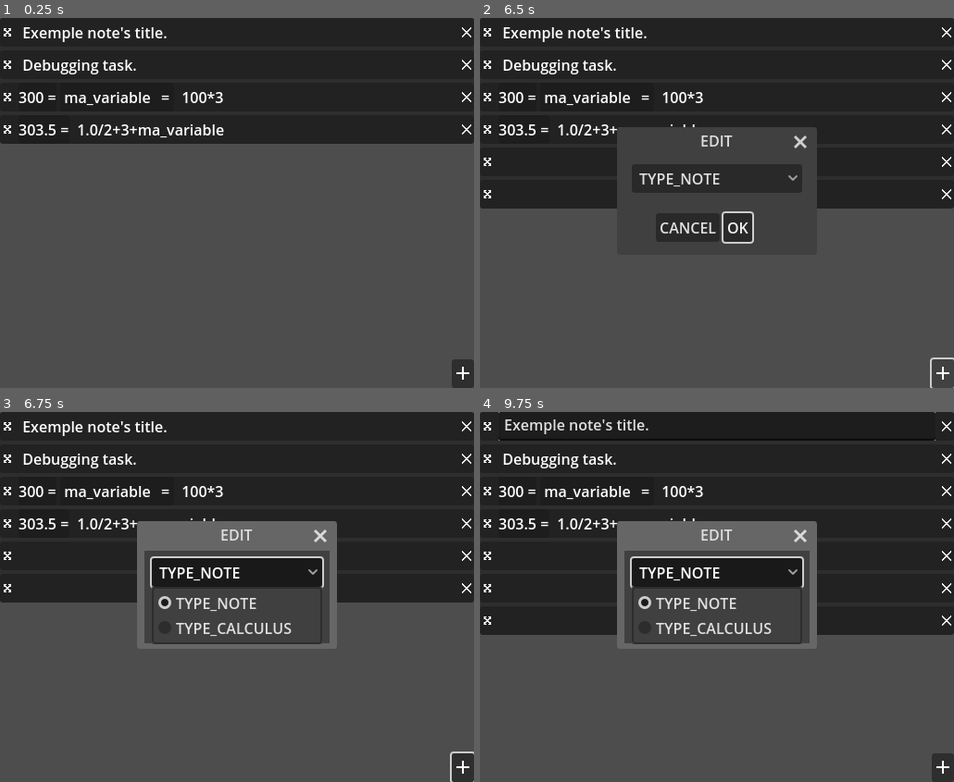
Above: before the commit, frames 1-4 (two rows, left to right).
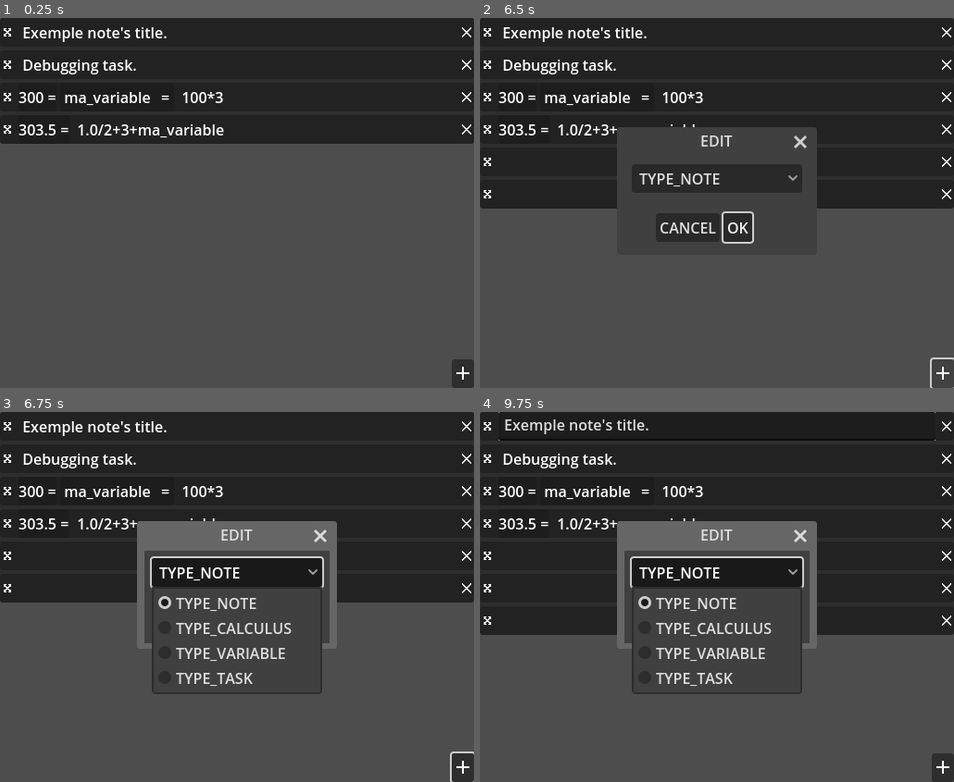
Above: after the commit, the same moments.

Repository: xorblo-doitus/Bloc-notes-plus-plus
Game: Godot game, scene res://src/app/main.tscn
Same seed, same stepped clock (60 frames per second), same inputs: the game is played once before the commit and once after it. The engine's default icon, where the game draws it, is replaced by a stand-in: a white triangle on a blue panel in a dark square.
Inputs (mouse positions are in pixels of both pictures, inside the frame that each line leads up to):
- Up to frame 1 (0.25 s): no input
- Up to frame 2 (6.5 s): click (489, 32) at 0.52 s; click (489, 32) at 1.27 s; click (944, 373) at 2 s; click "OK" at 2.75 s; click (944, 373) at 3.5 s; click "OK" at 4.25 s; click (489, 32) at 5.02 s; click (944, 373) at 5.75 s
- Up to frame 3 (6.75 s): click "TYPE_NOTE" at 6.5 s
- Up to frame 4 (9.75 s): click "TYPE_NOTE" at 7.25 s; click "OK" at 8 s; tap Enter at 8.75 s; drag from (717, 426) to (764, 515) at 8.77 s; click "TYPE_NOTE" at 9.5 s

Frames 1-2 are identical in both runs. In frame 3, 1.3% of the frame differs, in the area x 32-68%, y 62-77%; in frame 4, 1.3%.

Commit message:
Added all types to BuilderGUI

Diff:
--- a/src/gui/user_input/note_edition/builder_gui/builder_gui.gd
+++ b/src/gui/user_input/note_edition/builder_gui/builder_gui.gd
@@ -8,6 +8,8 @@
 static var _TYPE_IDS = [
 	Note,
 	Calculus,
+	Variable,
+	Task,
 ]
 
 
--- a/src/gui/user_input/note_edition/builder_gui/builder_gui.tscn
+++ b/src/gui/user_input/note_edition/builder_gui/builder_gui.tscn
@@ -19,11 +19,15 @@
 [node name="TypeSelector" type="OptionButton" parent="VBoxContainer"]
 unique_name_in_owner = true
 layout_mode = 2
-item_count = 2
+item_count = 4
 popup/item_0/text = "TYPE_NOTE"
 popup/item_0/id = 0
 popup/item_1/text = "TYPE_CALCULUS"
 popup/item_1/id = 1
+popup/item_2/text = "TYPE_VARIABLE"
+popup/item_2/id = 2
+popup/item_3/text = "TYPE_TASK"
+popup/item_3/id = 3
 
 [connection signal="canceled" from="." to="." method="_finish"]
 [connection signal="confirmed" from="." to="." method="_finish"]
